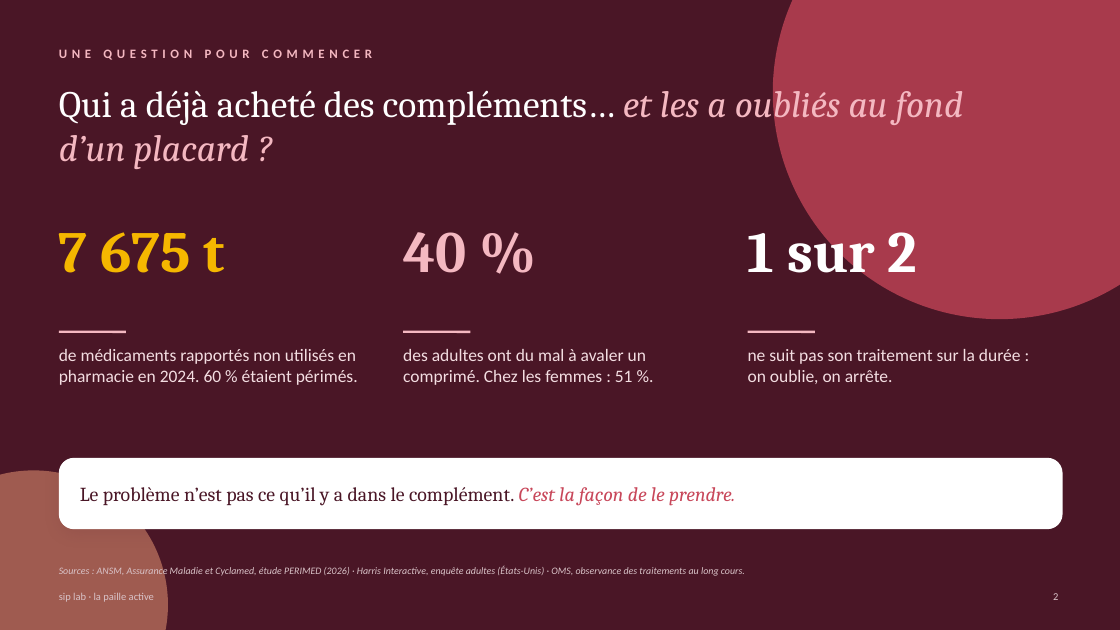
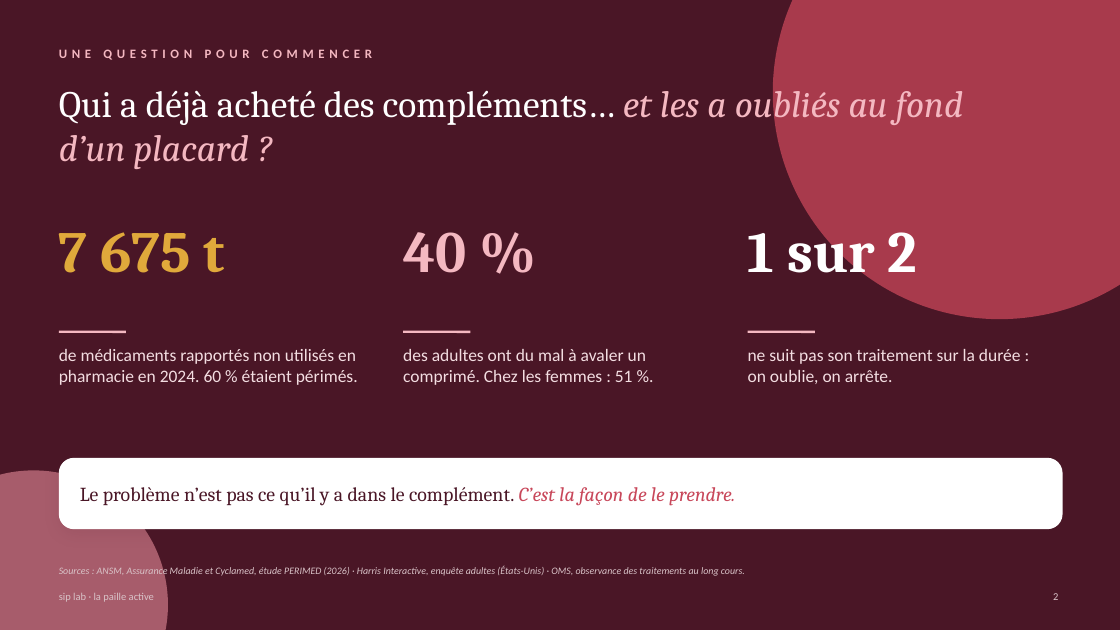
Before and after one commit to nisrine-max/mon-sitee, a slide deck: slide 2 of Dossier_sip_lab/10_Pitchs_et_presentations/Pitch_PEPITE_sip_lab.pptx. Drawn at 1120x630 pixels with LibreOffice and Linux fonts; fonts in the diff are those of the drawing. Boxes give left, top, right and bottom in pixels: in the first picture for what was removed or moved away, otherwise in the second. Text is boxed around its words. In the diff, an @@ line names an element or a change of style, - is before the commit and + after.

```diff
--- a/Dossier_sip_lab/10_Pitchs_et_presentations/Pitch_PEPITE_sip_lab.pptx
+++ b/Dossier_sip_lab/10_Pitchs_et_presentations/Pitch_PEPITE_sip_lab.pptx
@@ text "7 675 t" at (59,232,225,273): text colour #F5B700 to #E0A93B @@
@@ ellipse at (0,471,168,630): fill #D98A6C at 60% opacity to #E58C99 at 60% opacity @@
```
Also in this commit, not shown: 15 other slides changed, 2 slides added, 1 other file.
